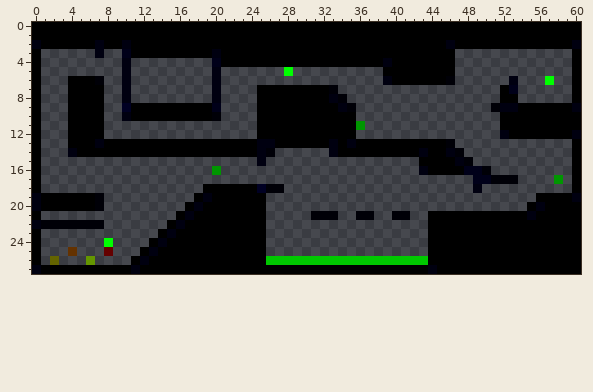
Two states of a pixel-art sprite, The Seekers Way 0.2/Maps/Level3.png. The first picture shows the starting point.
The file is 61x28 pixels. Pixels under 10% opacity are left out. Colours within 5 levels of each other are drawn and written as one.
And afterwards:
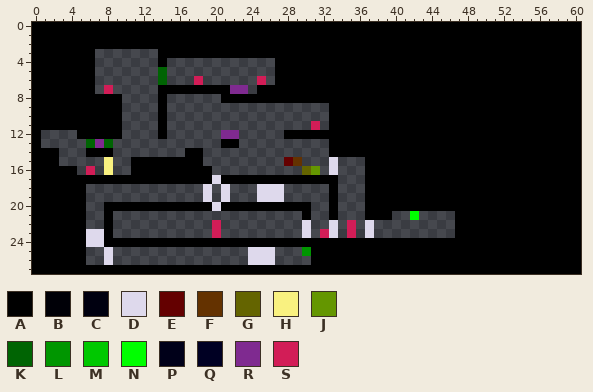
Palette (. is transparent): A #000000  B #000007  C #000010  D #ded9ec  E #640000  F #643200  G #646400  H #f9f180  J #649600  K #006403  L #009600  M #00c800  N #00ff00  P #000019  Q #000023  R #7f2a90  S #d21d57
Edits made:
Changed rows in their new state; - is an unchanged pixel.
first column x 0:
 2 A------A--A-----------------------------------A-------------A
 3 -AAAAAA.--....------A--------------------------AAAAAAAAAAAAA-
 4 -AAAAAA---.---A-----.......------------A-------AAAAAAAAAAAAA-
 5 -AAAAAA---.---K-----.------AAAAAAAAAAAA--------AAAAAAAAAAAAA-
 6 -AAA---.--.---K---S-.----S-AAAAAAAAAAAAA------AAAAAAAAAAAAAA-
 7 -AAA---.S-.---AAAAAAAARR---------AAAAAAAAAAAAAAAAAAA-AAAAAAA-
 8 -AAA----AA.---A-----.AAAA--------AAAAAAAAAAAAAAAAAAA--AAAAAA-
 9 -AAA----AA....-......----........-AAAAAAAAAAAAAAAAAAAA------A
10 -AAA----AA....-......----........---AAAAAAAAAAAAAAAA---------
11 -AAA----AA----A----------......S.---AAAAAAAAAAAAAAAA---------
12 ----.---AA----A------RR--...--------AAAAAAAAAAAAAAAAA-------A
13 ----..KRK............--..........A-A----------AAAAAAAAAAAAAA-
14 -AA-..---........--........------A---------A--AAAAAAAAAAAAAA-
15 -AA-----H--AAAAAAAA------.--EF---D---AAAAAA----AAAAAAAAAAAAA-
16 -AAAA-S-H--AAAAAAAAA.---------GJ-D---AAAAAAA----AAAAAAAAAAAA-
17 -AAAAAAAAAAAAAAAAAAADAAAAAAAAAAAAA---AAAAAAAAAAAAAAAAAAAAAAA-
18 -AAAAA-------------D.D...DDD-----A---AAAAAAAAAAAAAAAAAAAAAAA-
19 A-----..----------.D.D...DDD-----A---AAAAAAAAAAAAAAAAAAA----A
20 A-----..AAAAAAAAA-A-D-----AAAAA--A---AAAAAAAAAAAAAAAAAA-A----
21 -AAAAA--A-------..........----A..A--.AAA..N-...--------A-----
22 AAAAAA..A------.....S.....----D--D-S-D------...--------------
23 -AAAAADDA-----......S.....----D-SD-S-D------...--------------
24 -AAAAADDAAAAA-A-----------AAAAAAAAAAAAAAAAAA-----------------
25 -AAAAA--D---............DDD---LAAAAAAAAAAAAA-----------------
26 -AAAAA.-D--.............DDD....AAAAAAAAAAAAA-----------------
27 A----------A--------------------------------A----------------
Changed places in both pictures, as pixel boxes (x1, y1, x2, y2):
changed: (32, 40, 581, 274)
